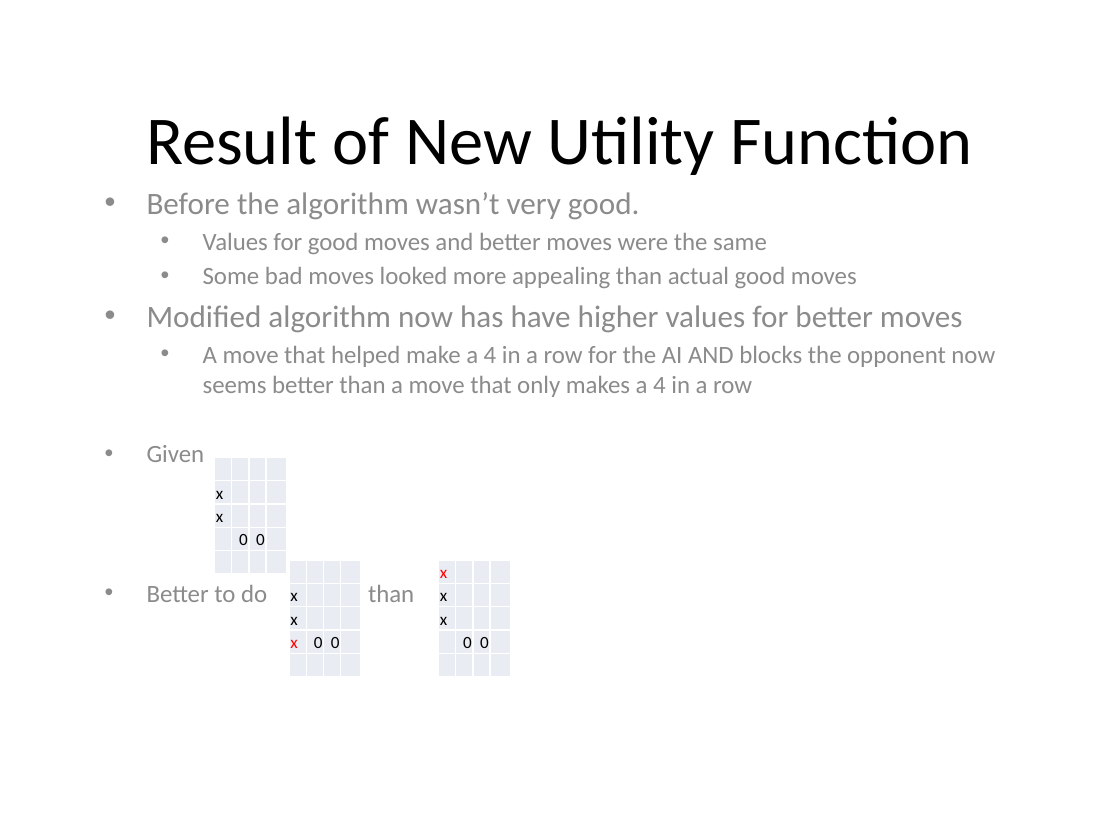
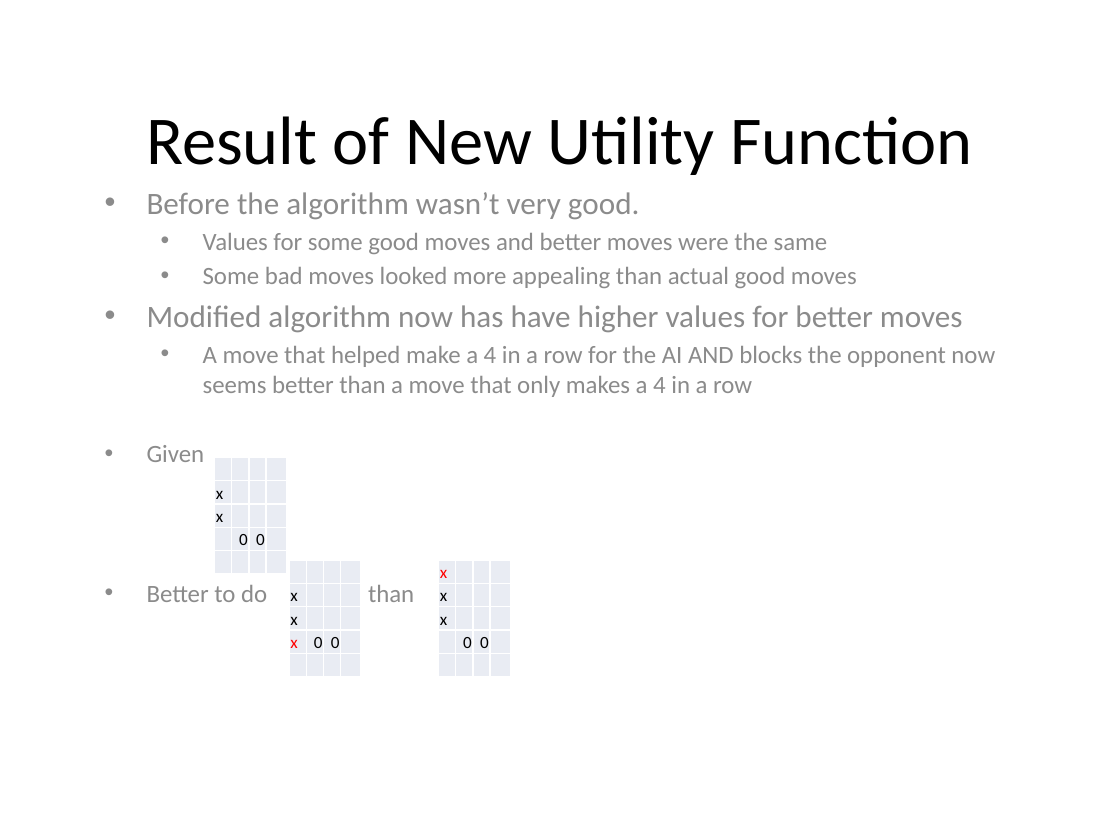
Before and after one commit to yangjiao2/271AIgame, a slide deck: slide 13 of Presentation.pptx. Drawn at 1120x840 pixels with LibreOffice and Linux fonts; fonts in the diff are those of the drawing. Boxes give left, top, right and bottom in pixels: in the first picture for what was removed or moved away, otherwise in the second. Text is boxed around its words. In the diff, an @@ line names an element or a change of style, - is before the commit and + after.

```diff
--- a/Presentation.pptx
+++ b/Presentation.pptx
@@ subtitle at [203,233,828,254]: text changed @@
-  • Values for good moves and better moves were the same
+  • Values for some good moves and better moves were the same
```
Also in this commit, not shown: 1 other file.
